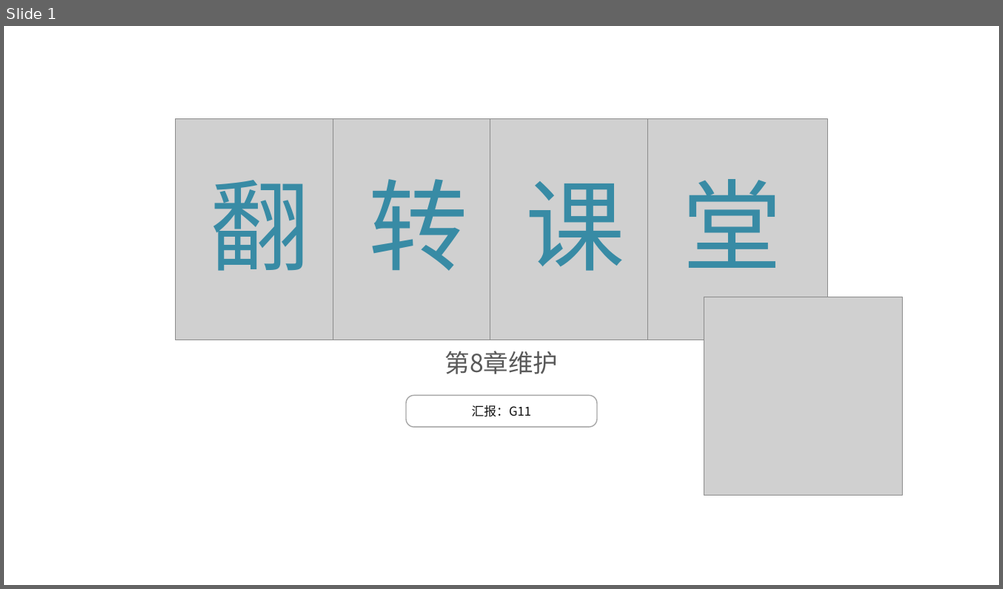
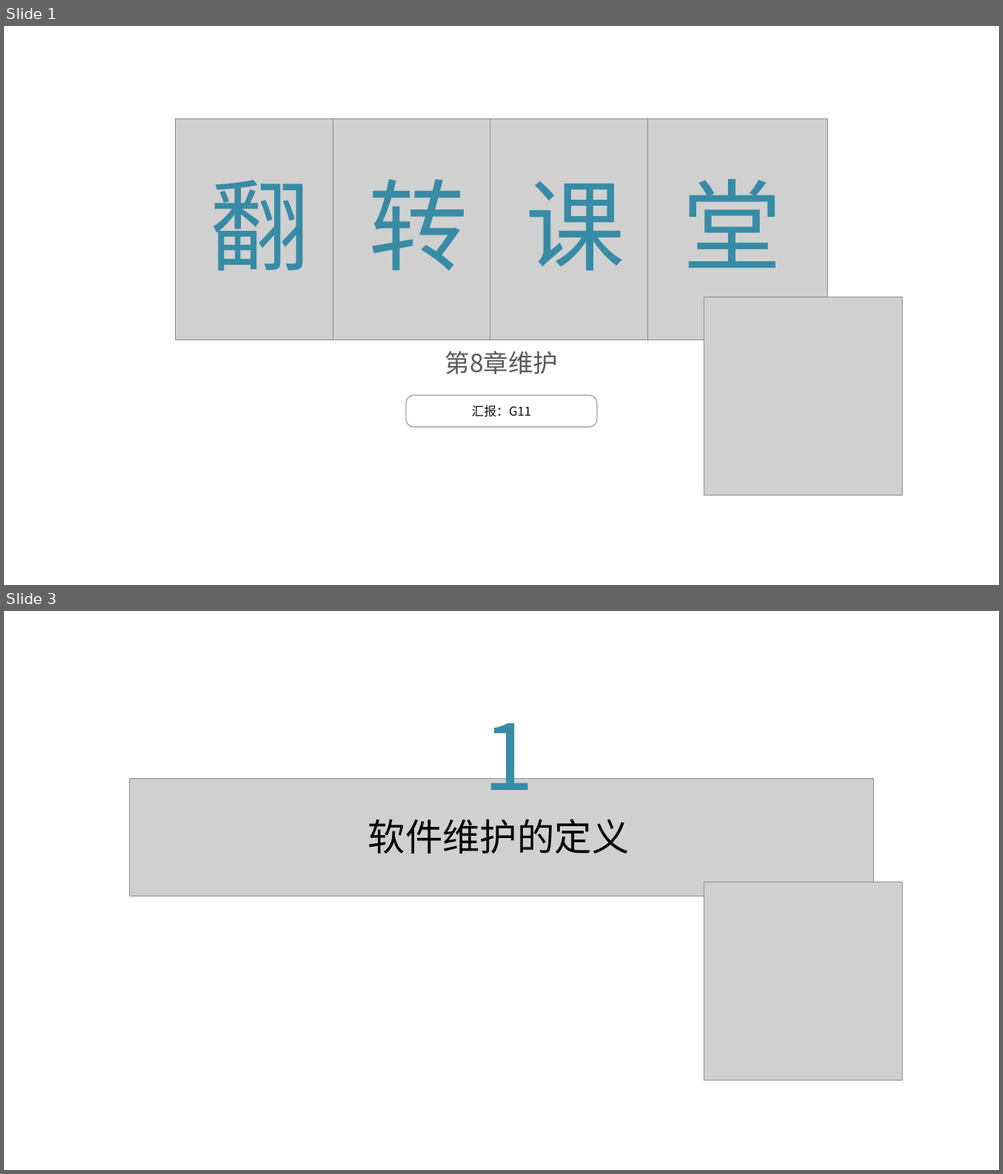
Before and after one commit to lenovo-wu/G11ZUCC, a slide deck: 翻转课堂2.pptx. Shown one above the other, each under a label of ours: slide 1 before the commit, slides 1 and 3 after it; the slides between them are not shown. The pictures are 1003x589 and 1003x1174 pixels, drawn with LibreOffice and Linux fonts; fonts in the diff are those of the drawing; grey boxes stand for pictures; background and template pictures are left out. Boxes give left, top, right and bottom in pixels: in the first picture for what was removed or moved away, otherwise in the second. Text is boxed around its words. In the diff, an @@ line names an element or a change of style, - is before the commit and + after.

```diff
--- a/翻转课堂2.pptx
+++ b/翻转课堂2.pptx
@@ slide 3 added at (4, 611, 999, 1170), background picture (left out) @@
@@ text added at (484, 723, 534, 813), 88 pt, text #388BA5 @@
+1
@@ picture added at (129, 778, 873, 896) @@
@@ text added at (368, 819, 629, 854), 36 pt, text #000000 @@
+软件维护的定义
@@ picture added at (704, 882, 902, 1080) @@
```
Also in this commit, not shown: 20 slides changed, 24 other slides added.
